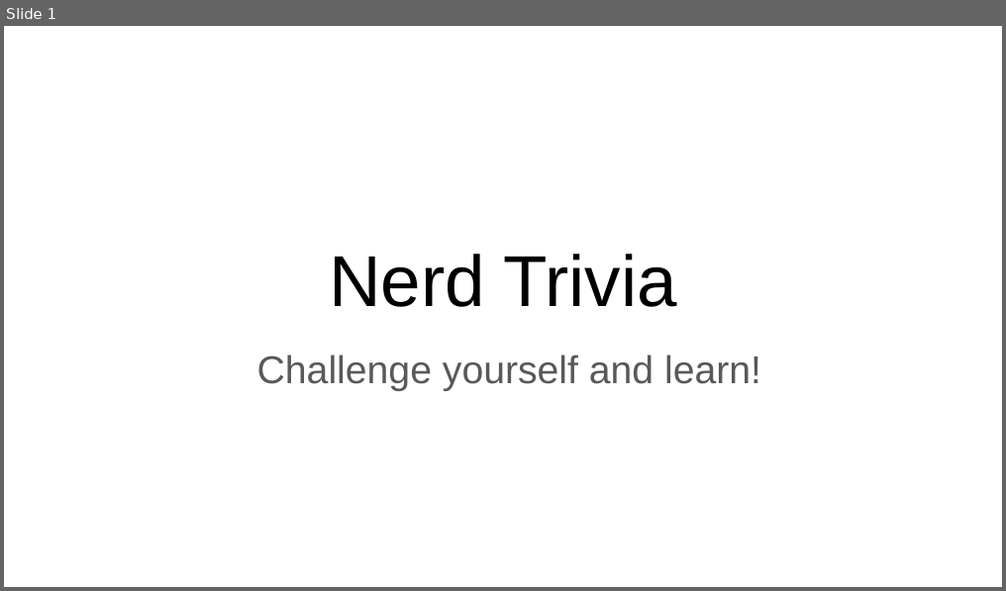
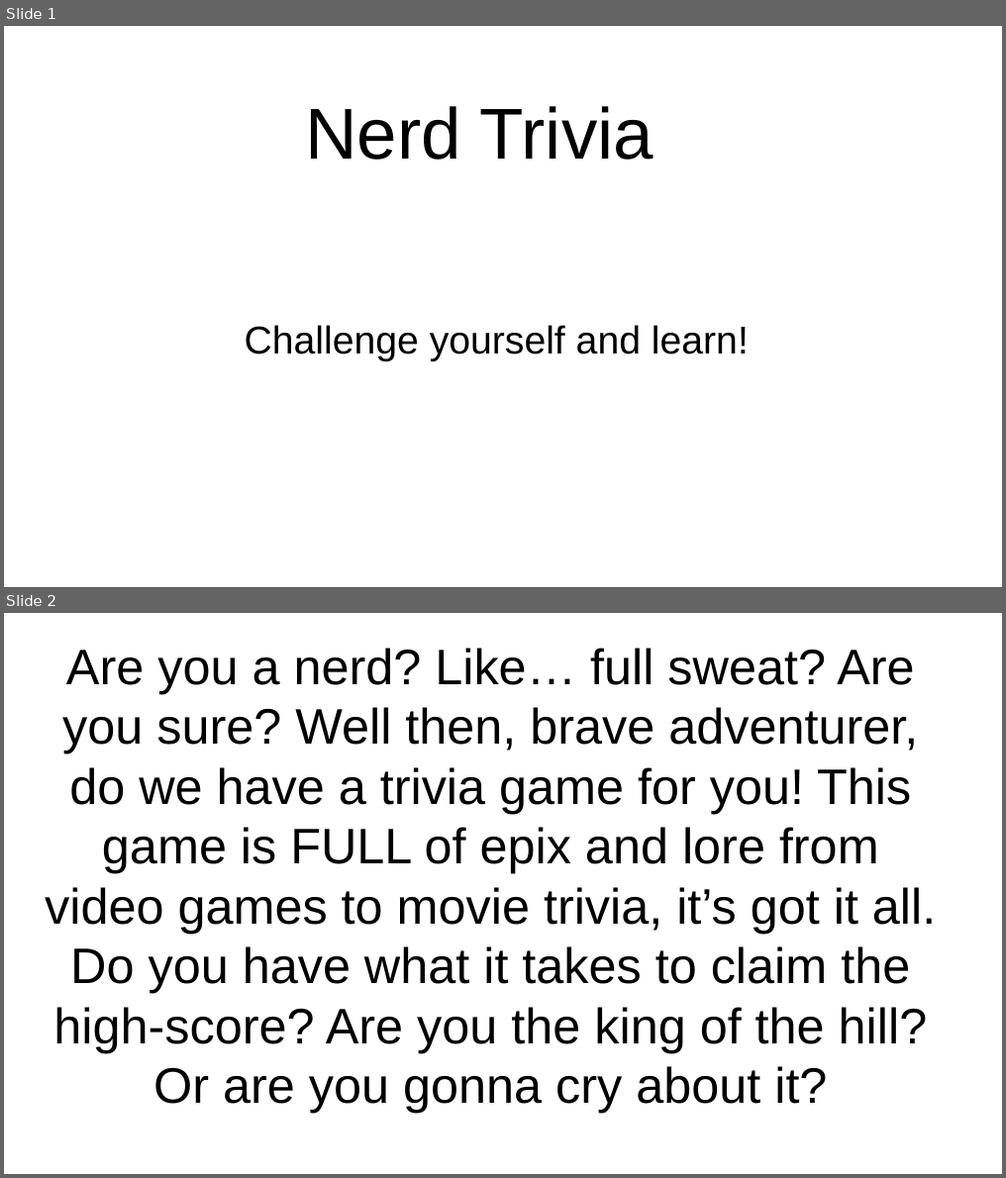
Before and after one commit to clintsrc/nerd-trivia, a slide deck: assets/slides/Project Presentation.pptx. Shown one above the other, each under a label of ours: slide 1 before the commit, slides 1 and 2 after it. The pictures are 1006x591 and 1006x1178 pixels, drawn with LibreOffice and Linux fonts; fonts in the diff are those of the drawing; background and template pictures are left out. Boxes give left, top, right and bottom in pixels: in the first picture for what was removed or moved away, otherwise in the second. Text is boxed around its words. In the diff, an @@ line names an element or a change of style, - is before the commit and + after.

```diff
--- a/assets/slides/Project Presentation.pptx
+++ b/assets/slides/Project Presentation.pptx
@@ slide 2 added at (4,613,1002,1174), background #FFFFFF @@
@@ title added at (45,707,936,1113), 36 pt, text #000000 @@
+Are you a nerd? Like… full sweat? Are you sure? Well then, brave adventurer, do we have a trivia game for you! This game is FULL of epix and lore from video games to movie trivia, it’s got it all. Do you have what it takes to claim the high-score? Are you the king of the hill? Or are you gonna cry about it?
@@ slide 1 changed as well @@
@@ title "Nerd Trivia": place and size @@
-title "Nerd Trivia" at (329,254,677,307)
+title "Nerd Trivia" at (306,106,653,160)
@@ subtitle "Challenge yourself and learn!": place and size @@
-subtitle "Challenge yourself and learn!" at (257,355,761,391)
+subtitle "Challenge yourself and learn!" at (245,325,748,362)
@@ subtitle "Challenge yourself and learn!" at (245,325,748,362): text colour #595959 to #000000 @@
```
Also in this commit, not shown: 5 other slides changed, 2 other slides added, 1 slide removed, 4 other files.
